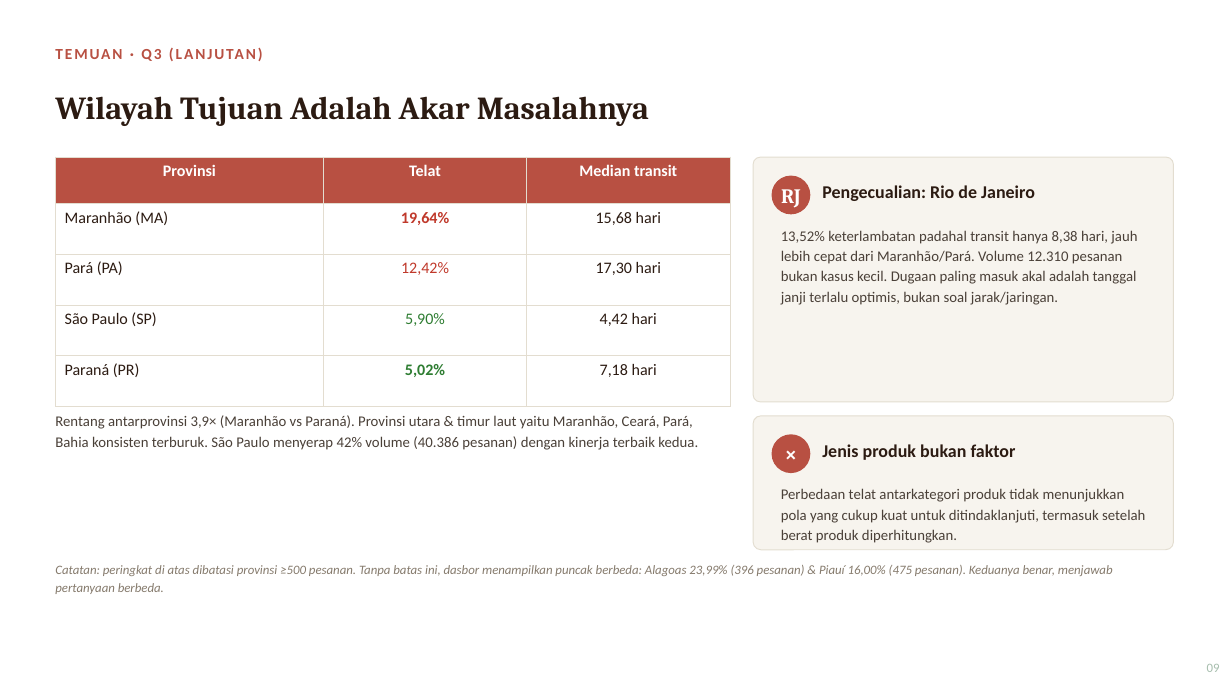
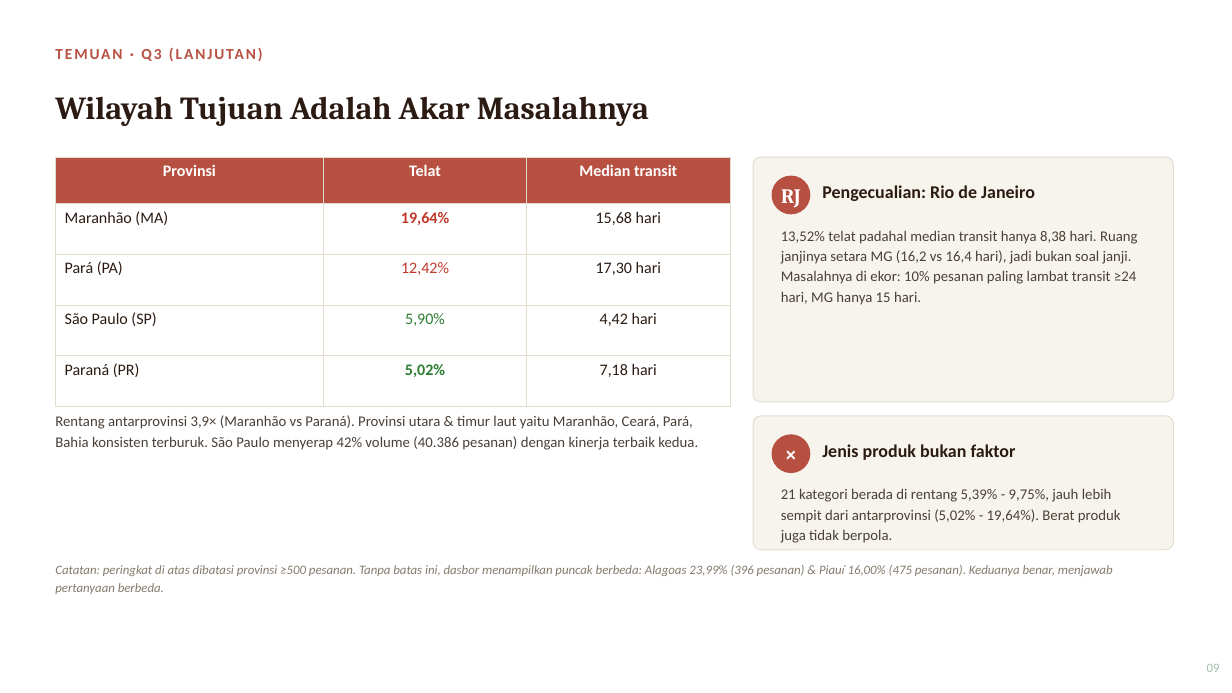
Before and after one commit to ArifHerfianZaenChartiko/Diagnosis-Keterlambatan-Pengiriman-Marketplace-Olist, a slide deck: slide 9 of 07_presentation/Diagnosis_Keterlambatan_Pengiriman_Olist.pptx. Drawn at 1232x693 pixels with LibreOffice and Linux fonts; fonts in the diff are those of the drawing. Boxes give left, top, right and bottom in pixels: in the first picture for what was removed or moved away, otherwise in the second. Text is boxed around its words. In the diff, an @@ line names an element or a change of style, - is before the commit and + after.

Commit message:
revisi analisis Q2, Q3, Q4 dan rapikan validasi
- Q2: porsi tahap dihitung pakai rata-rata (86% transit, 14% gudang)
- Q3: cek dugaan RJ (ruang janji vs p90 transit), kategori produk tanpa LIMIT
- Q4b: pembanding Jan + Apr 2018, Feb tidak ikut dihitung
- Q5: koreksi angka ulasan dan nilai pesanan telat
- notebook validasi ambil angka SQL langsung lewat query
- path import relatif, screenshot dashboard di README

```diff
--- a/07_presentation/Diagnosis_Keterlambatan_Pengiriman_Olist.pptx
+++ b/07_presentation/Diagnosis_Keterlambatan_Pengiriman_Olist.pptx
@@ text at (781, 230, 1138, 305): text changed @@
-13,52% keterlambatan padahal transit hanya 8,38 hari, jauh lebih cepat dari Maranhão/Pará. Volume 12.310 pesanan bukan kasus kecil. Dugaan paling masuk akal adalah tanggal janji terlalu optimis, bukan soal jarak/jaringan.
+13,52% telat padahal median transit hanya 8,38 hari. Ruang janjinya setara MG (16,2 vs 16,4 hari), jadi bukan soal janji. Masalahnya di ekor: 10% pesanan paling lambat transit ≥24 hari, MG hanya 15 hari.
@@ text at (781, 488, 1121, 540): text changed @@
-Perbedaan telat antarkategori produk tidak menunjukkan pola yang cukup kuat untuk ditindaklanjuti, termasuk setelah berat produk diperhitungkan.
+21 kategori berada di rentang 5,39% - 9,75%, jauh lebih sempit dari antarprovinsi (5,02% - 19,64%). Berat produk juga tidak berpola.
```
Also in this commit, not shown: 7 other slides changed, 9 other files.
